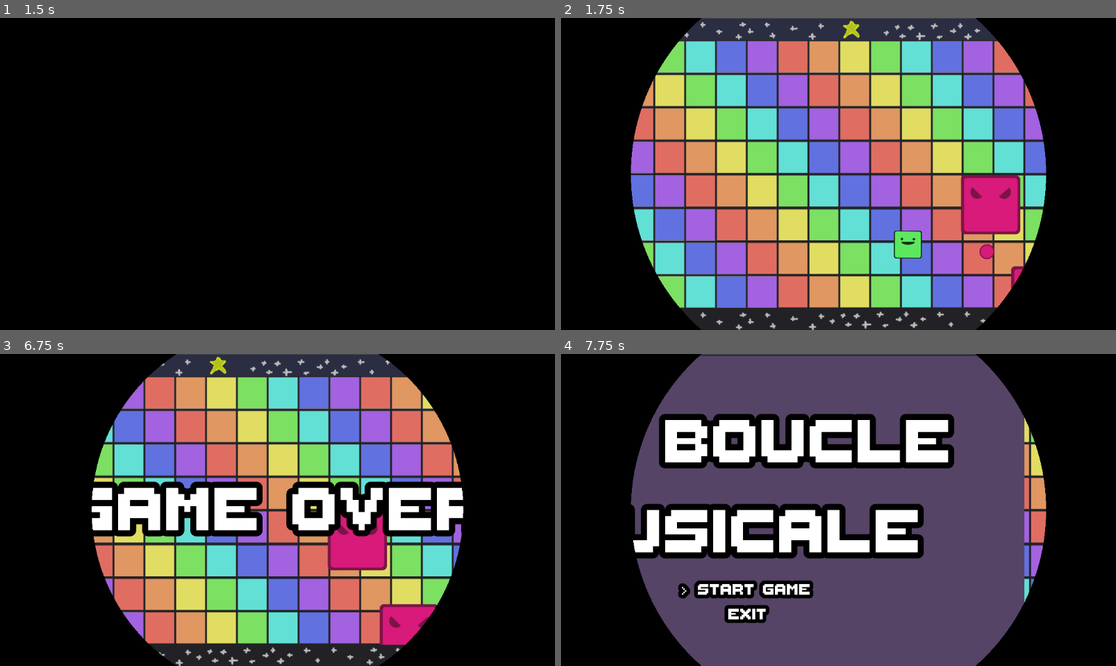
Above: before the commit, frames 1-4 (two rows, left to right).
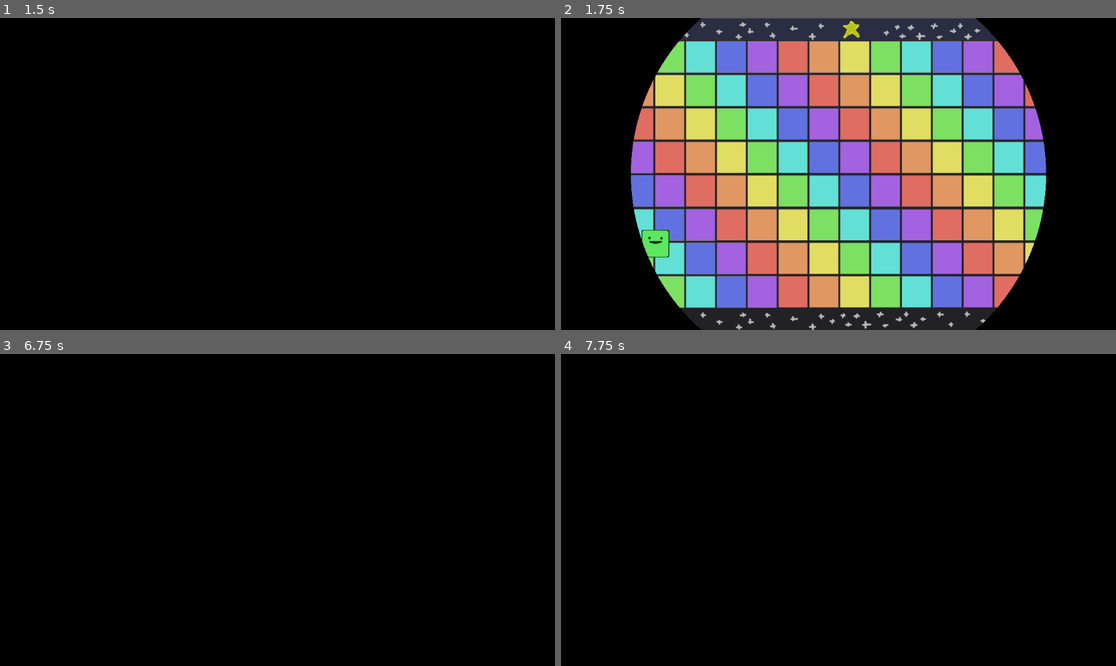
Above: after the commit, the same moments.

Repository: les-brows/la-boucle-musicale
Game: Godot game, scene res://Levels/MainMenu/MainMenu.tscn
The game is run twice, just before and just after one commit, with the same random seed, the same clock (stepped at 60 frames per second) and the same inputs.
Inputs (mouse positions are in pixels of both pictures, inside the frame that each line leads up to):
- Up to frame 1 (1.5 s): tap Enter (ui_accept) at 0.5, 0.77 s; move the mouse to (399, 158) at 0.52 s; hold D (player1_right) 0.53-1.28 s; right-click (399, 158) at 0.6 s; move the mouse to (166, 189) at 1.27 s; hold S (player1_down) from 1.28 s (still down); right-click (166, 189) at 1.35 s
- Up to frame 2 (1.75 s): keep holding S (player1_down); tap Enter (ui_accept) at 1.52 s
- Up to frame 3 (6.75 s): move the mouse to (333, 441) at 2.02 s; release S (player1_down) at 2.03 s; hold D (player1_right) 2.03-2.78 s; right-click (333, 441) at 2.1 s; tap Enter (ui_accept) at 2.75, 3.02, 3.5, 3.77, 4.25, 4.52, 5, 5.75, 6.02 s; move the mouse to (249, 572) at 2.77 s; hold O (player1_shoot_up) 2.78-3.53 s; right-click (249, 572) at 2.85 s; move the mouse to (444, 556) at 3.52 s; hold A (player1_left) 3.53-5.03 s; right-click (444, 556) at 3.6 s; move the mouse to (111, 463) at 4.27 s; right-click (111, 463) at 4.35 s; move the mouse to (305, 510) at 5.02 s; hold S (player1_down) 5.03-5.78 s; right-click (305, 510) at 5.1 s; move the mouse to (194, 432) at 5.77 s; hold D (player1_right) 5.78-6.53 s; right-click (194, 432) at 5.85 s; move the mouse to (399, 494) at 6.52 s; hold O (player1_shoot_up) from 6.53 s (still down); right-click (399, 494) at 6.6 s
- Up to frame 4 (7.75 s): tap Enter (ui_accept) at 6.77, 7.52 s; move the mouse to (727, 525) at 7.27 s; release O (player1_shoot_up) at 7.28 s; hold D (player1_right) from 7.28 s (still down); right-click (727, 525) at 7.35 s

Frame 1 is identical in both runs. In frame 2, 3.1% of the frame differs, in the area x 14-84%, y 50-87%; in frame 3, 53%; in frame 4, 58%, in the area x 12-88%, y 0-100%.

Commit message:
feat: Better enemy spawn for level 1

Diff:
--- a/Levels/ScrollingLevel.tscn
+++ b/Levels/ScrollingLevel.tscn
@@ -9,11 +9,11 @@
 [node name="ScrollingLevel" type="Node2D"]
 script = ExtResource("1_fh0lb")
 
+[node name="Player" parent="." instance=ExtResource("2_6wcv4")]
+position = Vector2(206, 318)
+collision_mask = 5
+
 [node name="EnemyManager" parent="." instance=ExtResource("2_r8m34")]
-
-[node name="Player" parent="." instance=ExtResource("2_6wcv4")]
-position = Vector2(730, 320)
-collision_mask = 5
 
 [node name="Camera2D" type="Camera2D" parent="."]
 position = Vector2(580, 320)
--- a/Objects/Enemies/Managers/enemy_level_portion.gd
+++ b/Objects/Enemies/Managers/enemy_level_portion.gd
@@ -4,14 +4,40 @@
 
 var shooter_preload = preload("res://Objects/Enemies/Shooter.tscn");
 
+var loop: int = 0
+
 func _init() -> void:
-	for index in range(5):
-		var curr_shooter: Enemy = shooter_preload.instantiate()
-		curr_shooter.position = Vector2(randi_range(500, 4500), randi_range(100, 600))
-		add_child(curr_shooter)
+	enemy_generation()
 
+func set_loop(_loop: int):
+	loop = _loop
 
 func set_player(player: Player):
 	for enemy in get_children():
 		if enemy is Enemy:
 			enemy.set_player(player)
+
+func enemy_generation():
+	match loop:
+		0:
+			#Cut the map in eight, with at least one enemy in each trunk
+			for index in range(8):
+				add_enemy(Vector2(randi_range(60, Globals.LEVEL_SIZE / 10 - 60) + (index + 2) * Globals.LEVEL_SIZE / 10, randi_range(Globals.BOUNDARY_LOW + 60, Globals.BOUNDARY_UP - 60)), EnemyType.SHOOTER)
+			pass
+		_:
+			for index in range(500):
+				var curr_shooter: Enemy = shooter_preload.instantiate()
+				curr_shooter.position = Vector2(randi_range(500, 4500), randi_range(Globals.BOUNDARY_LOW + 60, Globals.BOUNDARY_UP - 60))
+				add_child(curr_shooter)
+				print("NOT IMPLEMENTED GET DUNKED ON")
+
+
+func add_enemy(pos: Vector2, enemy_type: int):
+	var curr_enemy: Enemy = null
+	match enemy_type:
+		EnemyType.SHOOTER:
+			curr_enemy = shooter_preload.instantiate()
+
+
+	curr_enemy.position = pos
+	add_child(curr_enemy)
--- /dev/null
+++ b/Objects/Enemies/enemy_type.gd
@@ -0,0 +1,8 @@
+extends Node
+
+class_name EnemyType
+
+enum {
+  SHOOTER,
+  LASER,
+}
--- a/globals.gd
+++ b/globals.gd
@@ -19,3 +19,6 @@
 
 var MAX_HP: float = 10
 var INVINCIBILITY_TIMER: float= 1
+
+var BOUNDARY_LOW: int = 45
+var BOUNDARY_UP: int = 600
Not shown: 1 places in Levels/ScrollingLevel.tscn that only renumber resources
Not shown: 1 places in MainScene.tscn that only renumber resources
Not shown: 1 places in Objects/Enemies/Shooter.tscn that only renumber resources
Not shown: 1 places in Objects/Player/Player.tscn that only renumber resources
Not shown: 1 places in Objects/Projectiles/ShooterProjectile.tscn that only renumber resources
